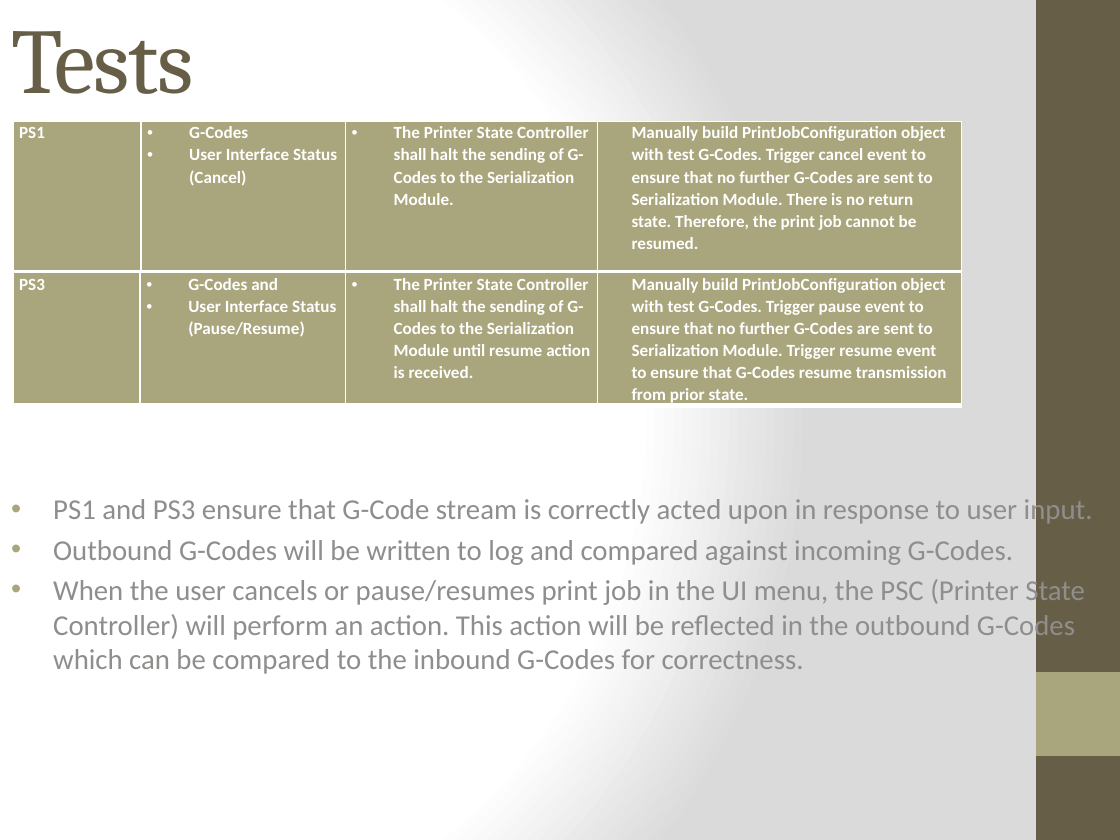
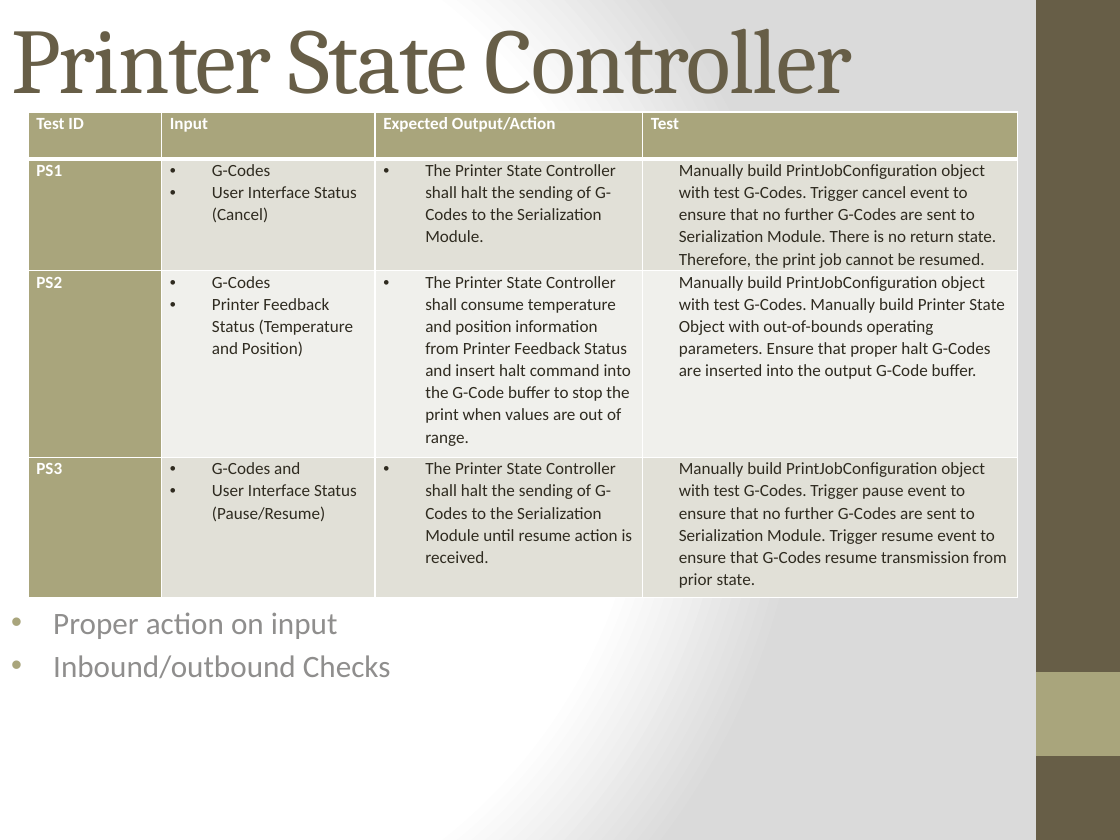
Before and after one commit to qpHalcy0n/SRDesign, a slide deck: slide 33 of Test Plan Presentation/Team Ink3d Test Plan.pptx. Drawn at 1120x840 pixels with LibreOffice and Linux fonts; fonts in the diff are those of the drawing. Boxes give left, top, right and bottom in pixels: in the first picture for what was removed or moved away, otherwise in the second. Text is boxed around its words. In the diff, an @@ line names an element or a change of style, - is before the commit and + after.

Commit message:
updated

```diff
--- a/Test Plan Presentation/Team Ink3d Test Plan.pptx
+++ b/Test Plan Presentation/Team Ink3d Test Plan.pptx
@@ title at (x1=11, y1=29, x2=852, y2=94): text changed @@
-Printer State Controller – Unit Tests
+Printer State Controller
@@ table at (x1=28, y1=112, x2=1018, y2=597) @@
+row 1: Test ID | Input | Expected Output/Action | Test
+row 2: PS1 | G-Codes / User Interface Status (Cancel) | The Printer State Controller shall halt the sending of G-Codes to the Serialization Module. | Manually build PrintJobConfiguration object with test G-Codes. Trigger cancel event to ensure that no further G-Codes are sent to Serialization Module. There is no return state. Therefore, the print job cannot be resumed.
+row 3: PS2 | G-Codes / Printer Feedback Status (Temperature and Position) | The Printer State Controller shall consume temperature and position information from Printer Feedback Status and insert halt command into the G-Code buffer to stop the print when values are out of range. | Manually build PrintJobConfiguration object with test G-Codes. Manually build Printer State Object with out-of-bounds operating parameters. Ensure that proper halt G-Codes are inserted into the output G-Code buffer.
@@ table resized from (x1=12, y1=272, x2=961, y2=410) to (x1=28, y1=112, x2=1018, y2=597) @@
@@ table removed at (x1=12, y1=121, x2=961, y2=643), 1 rows, 4 columns @@
-PS1 | G-Codes / User Interface Status (Cancel) | The Printer State Controller shall halt the sending of G-Codes to the Serialization Module. | Manually build PrintJobConfiguration object with test G-Codes. Trigger cancel event to ensure that no further G-Codes are sent to Serialization Module. There is no return state. Therefore, the print job cannot be resumed.
@@ subtitle at (x1=53, y1=612, x2=391, y2=678): text changed; size 18.5 to 20 pt @@
-• PS1 and PS3 ensure that G-Code stream is correctly acted upon in response to user input.
-• Outbound G-Codes will be written to log and compared against incoming G-Codes.
-• When the user cancels or pause/resumes print job in the UI menu, the PSC (Printer State Controller) will perform an action. This action will be reflected in the outbound G-Codes which can be compared to the inbound G-Codes for correctness.
+• Proper action on input
+• Inbound/outbound Checks
```
Also in this commit, not shown: 8 other slides changed, 2 slides removed.
